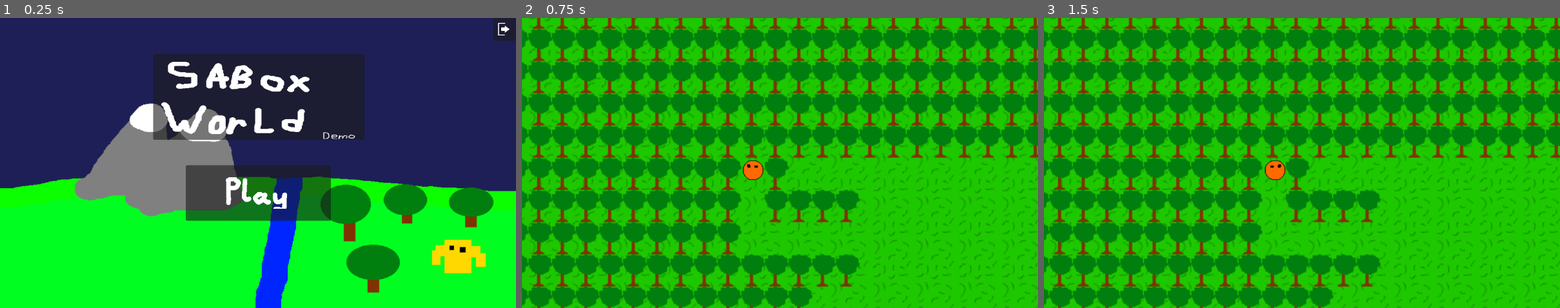
Above: before the commit, frames 1-3 (left to right).
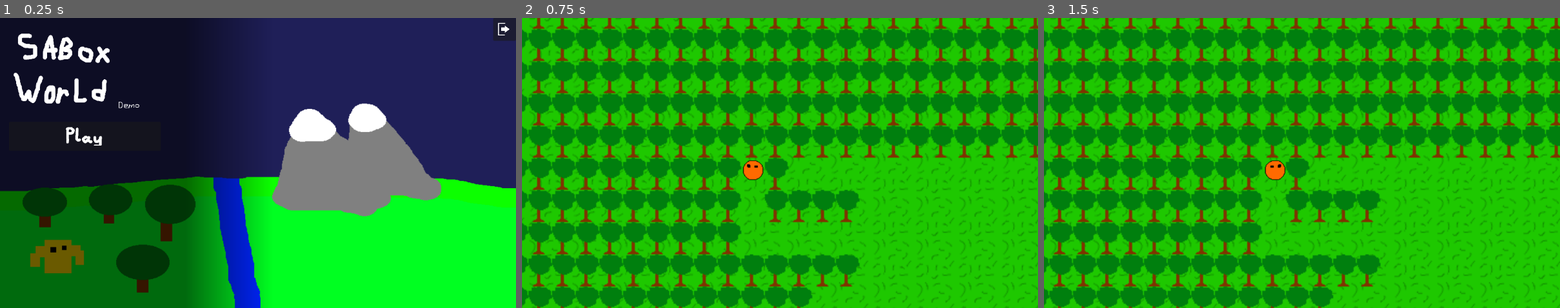
Above: after the commit, the same moments.

Repository: YCaTGameRT/SABox_World
Game: Godot game, scene res://scenes/main_menu.tscn
Two runs of this game, one before a commit and one after it. Both use one fixed random seed, a clock stepped at 60 frames per second and the inputs below.
Inputs (mouse positions are in pixels of both pictures, inside the frame that each line leads up to; where the layout moved, square brackets give the same spot in the first picture):
- Up to frame 1 (0.25 s): no input
- Up to frame 2 (0.75 s): click (604, 136) [780, 192] at 0.5 s
- Up to frame 3 (1.5 s): tap Enter at 1.25 s; hold D (movement_right) from 1.28 s (still down)

The runs differ from the first frame. In frame 1, 65% of the frame differs, in the area x 0-100%, y 0-100%; in frame 2, nothing differs; in frame 3, nothing differs.

Commit message:
updated main menu

Diff:
--- a/scenes/main_menu.tscn
+++ b/scenes/main_menu.tscn
@@ -6,6 +6,13 @@
 [ext_resource type="PackedScene" uid="uid://dl6ve4yp1x0xj" path="res://scenes/sceneI.tscn" id="2_e2tto"]
 [ext_resource type="Texture2D" uid="uid://3a32gsyaxvpo" path="res://Sprites/MB.png" id="2_pmkuo"]
 [ext_resource type="Texture2D" uid="uid://b5k7erlgu3o4t" path="res://Sprites/Title.png" id="3_11f13"]
+
+[sub_resource type="Gradient" id="Gradient_xgjnp"]
+offsets = PackedFloat32Array(0, 0.677419, 1)
+colors = PackedColorArray(0, 0, 0, 0.588235, 0, 0, 0, 0.588235, 0, 0, 0, 0)
+
+[sub_resource type="GradientTexture1D" id="GradientTexture1D_gno61"]
+gradient = SubResource("Gradient_xgjnp")
 
 [node name="main_menu" type="Control"]
 layout_mode = 3
@@ -17,8 +24,9 @@
 script = ExtResource("1_7nhs7")
 game_scene = ExtResource("2_e2tto")
 
-[node name="background" type="ColorRect" parent="."]
-layout_mode = 1
+[node name="CanvasLayer" type="CanvasLayer" parent="."]
+
+[node name="background" type="ColorRect" parent="CanvasLayer"]
 anchors_preset = 15
 anchor_right = 1.0
 anchor_bottom = 1.0
@@ -26,7 +34,7 @@
 grow_vertical = 2
 color = Color(0.121569, 0.121569, 0.345098, 1)
 
-[node name="TextureRect" type="TextureRect" parent="background"]
+[node name="TextureRect" type="TextureRect" parent="CanvasLayer/background"]
 layout_mode = 1
 anchors_preset = 15
 anchor_right = 1.0
@@ -34,24 +42,51 @@
 grow_horizontal = 2
 grow_vertical = 2
 texture = ExtResource("2_pmkuo")
+flip_h = true
 
-[node name="Play" type="Button" parent="."]
+[node name="sidebar" type="TextureRect" parent="CanvasLayer/background/TextureRect"]
+layout_mode = 1
+anchors_preset = 9
+anchor_bottom = 1.0
+offset_right = 611.0
+grow_vertical = 2
+texture = SubResource("GradientTexture1D_gno61")
+
+[node name="TextureRect" type="TextureRect" parent="CanvasLayer/background/TextureRect/sidebar"]
+layout_mode = 0
+offset_left = 20.0
+offset_top = 20.0
+offset_right = 325.0
+offset_bottom = 212.0
+texture = ExtResource("3_11f13")
+expand_mode = 1
+stretch_mode = 4
+
+[node name="Play" type="Button" parent="CanvasLayer/background/TextureRect/sidebar"]
+layout_mode = 1
+offset_left = 20.0
+offset_top = 232.0
+offset_right = 359.0
+offset_bottom = 297.0
+
+[node name="text" type="TextureRect" parent="CanvasLayer/background/TextureRect/sidebar/Play"]
 layout_mode = 1
 anchors_preset = 8
 anchor_left = 0.5
 anchor_top = 0.5
 anchor_right = 0.5
 anchor_bottom = 0.5
-offset_left = -161.0
-offset_top = 5.0
-offset_right = 163.0
-offset_bottom = 129.0
+offset_left = -44.0
+offset_top = -21.0
+offset_right = 44.0
+offset_bottom = 21.0
 grow_horizontal = 2
 grow_vertical = 2
-icon = ExtResource("2_dw3mq")
-icon_alignment = 1
+texture = ExtResource("2_dw3mq")
+expand_mode = 1
+stretch_mode = 4
 
-[node name="Quit" type="Button" parent="."]
+[node name="Quit" type="Button" parent="CanvasLayer/background/TextureRect"]
 layout_mode = 1
 anchors_preset = 1
 anchor_left = 1.0
@@ -62,17 +97,5 @@
 icon = ExtResource("1_fadfd")
 icon_alignment = 1
 
-[node name="Panel" type="Panel" parent="."]
-layout_mode = 0
-offset_left = 342.0
-offset_top = 81.0
-offset_right = 814.0
-offset_bottom = 272.0
-
-[node name="Sprite2D" type="Sprite2D" parent="Panel"]
-position = Vector2(237, 96)
-scale = Vector2(0.94, 0.633333)
-texture = ExtResource("3_11f13")
-
-[connection signal="pressed" from="Play" to="." method="_on_play_pressed"]
-[connection signal="pressed" from="Quit" to="." method="_on_quit_pressed"]
+[connection signal="pressed" from="CanvasLayer/background/TextureRect/sidebar/Play" to="." method="_on_play_pressed"]
+[connection signal="pressed" from="CanvasLayer/background/TextureRect/Quit" to="." method="_on_quit_pressed"]
Not shown: 1 places in scenes/main_menu.tscn that only renumber resources
